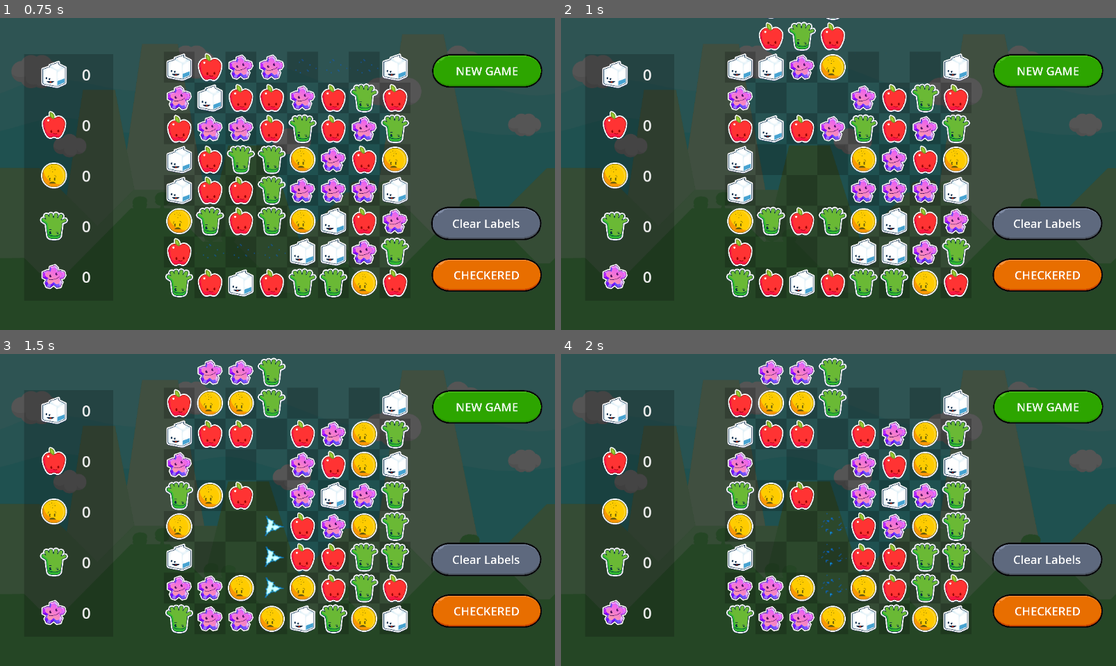
Above: before the commit, frames 1-4 (two rows, left to right).
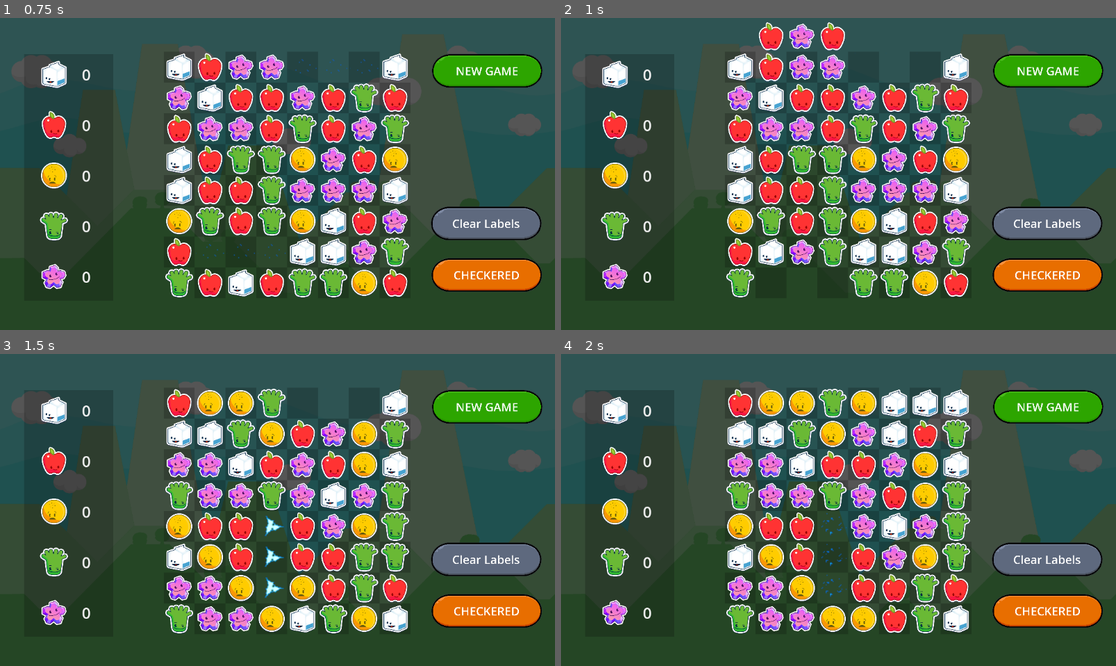
Above: after the commit, the same moments.

Repository: gitbrent/godot-match-3
Game: Godot game, scene res://game.tscn
Same seed, same stepped clock (60 frames per second), same inputs: the game is played once before the commit and once after it.
Inputs:
- Up to frame 1 (0.75 s): click "NEW GAME" at 0.5 s
- Up to frame 2 (1 s): no input
- Up to frame 3 (1.5 s): click "NEW GAME" at 1.25 s
- Up to frame 4 (2 s): no input

Frame 1 is identical in both runs. In frame 2, 6.6% of the frame differs, in the area x 35-52%, y 0-90%; in frame 3, 4.9%; in frame 4, 11%, in the area x 35-69%, y 1-90%.

Commit message:
UPDATED solid logic fixes

Diff:
--- a/game_board/GameBoard.gd
+++ b/game_board/GameBoard.gd
@@ -300,23 +300,25 @@
 	var columns_to_refill = {}
 	for gem_cell in gem_cells:
 		var column_index = gem_cell.get_parent().get_index()
-		var row_index = gem_cell.get_index()  # Assuming gem_cell.get_index() correctly returns the row index in its VBoxContainer parent
+		var row_index = gem_cell.get_index()
 		if column_index in columns_to_refill:
-			columns_to_refill[column_index] = max(columns_to_refill[column_index], row_index)
+			columns_to_refill[column_index]["count"] += 1
+			columns_to_refill[column_index]["highest"] = max(columns_to_refill[column_index]["highest"], row_index)
 		else:
-			columns_to_refill[column_index] = row_index
+			columns_to_refill[column_index] = {"highest": row_index, "count": 1}
 
 	# C: Process each column that needs refilling
 	for column_index in columns_to_refill.keys():
-		refill_column(column_index, columns_to_refill[column_index])
+		var details = columns_to_refill[column_index]
+		refill_column(column_index, details["highest"], details["count"])
 
 	# D:
 	#check_board_explode_matches()
 	# TODO: WIP: DEBUG: commented out recursive
 
-func refill_column(column_index: int, highest_exploded_row: int):
+func refill_column(column_index: int, highest_exploded_row: int, count_exploded: int):
 	var column = hbox_container.get_child(column_index)
-	print("[refill_column] colIdx: ", column_index, " | rowIdx: ", highest_exploded_row)
+	print("[refill_column] | colIdx: ", column_index, " | hst_exp_row: ", highest_exploded_row, " | count_exploded: ", count_exploded)
 
 	# Move gems down from the row just above the first exploded row to the top
 	# EXAMPLE:
@@ -326,16 +328,16 @@
 	#| 1 | G | G | G |   |   |   |   |   |
 	# =
 	# EX: move gems from rowIdx=0 (0:0,0:2) down to rowIdx=1
-	for i in range(highest_exploded_row, 0, -1):
-		var source_gem_cell = column.get_child(i - 1)
-		var target_gem_cell = column.get_child(i)
-		var rows_to_fall = highest_exploded_row - i + 1
+	for i in range(column.get_child_count() - count_exploded - 1, -1, -1):
+	#for i in range(highest_exploded_row, 0, -1):
+		var source_gem_cell = column.get_child(i)
+		var target_gem_cell = column.get_child(i + count_exploded)
+		var rows_to_fall = count_exploded
 		print("[---------move] [", i, "] OLD->NEW: ", Enums.get_color_name_by_value(target_gem_cell.gem_color).substr(0,1), " --> ", Enums.get_color_name_by_value(source_gem_cell.gem_color).substr(0,1), " - rows_to_fall=", rows_to_fall)
 		target_gem_cell.replace_gem(source_gem_cell.gem_color, rows_to_fall)
 
-	# FIXME: Wrong! when gems 4-8 explode, we dont refill en tire range of 8!
 	# Refill the topmost cell(s) with new gems
-	for i in range(highest_exploded_row):
+	for i in range(count_exploded):
 		var gem_cell = column.get_child(i)
 		var random_color = GEM_COLOR_NAMES[randi() % GEM_COLOR_NAMES.size()]
 		gem_cell.replace_gem(random_color)  # Replace top gem with a new random gem
